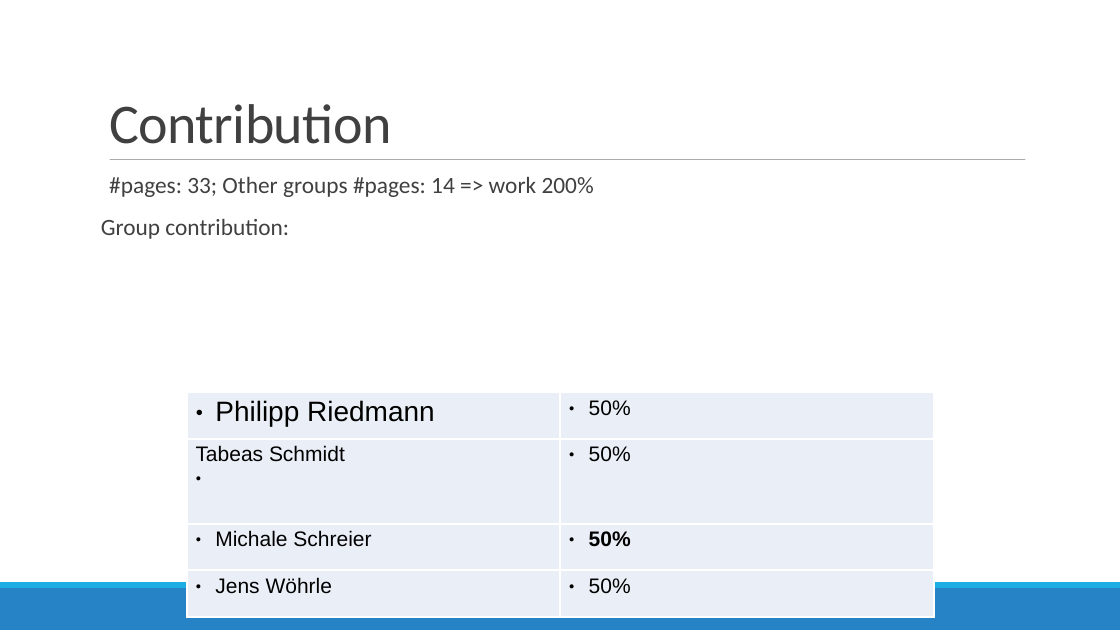
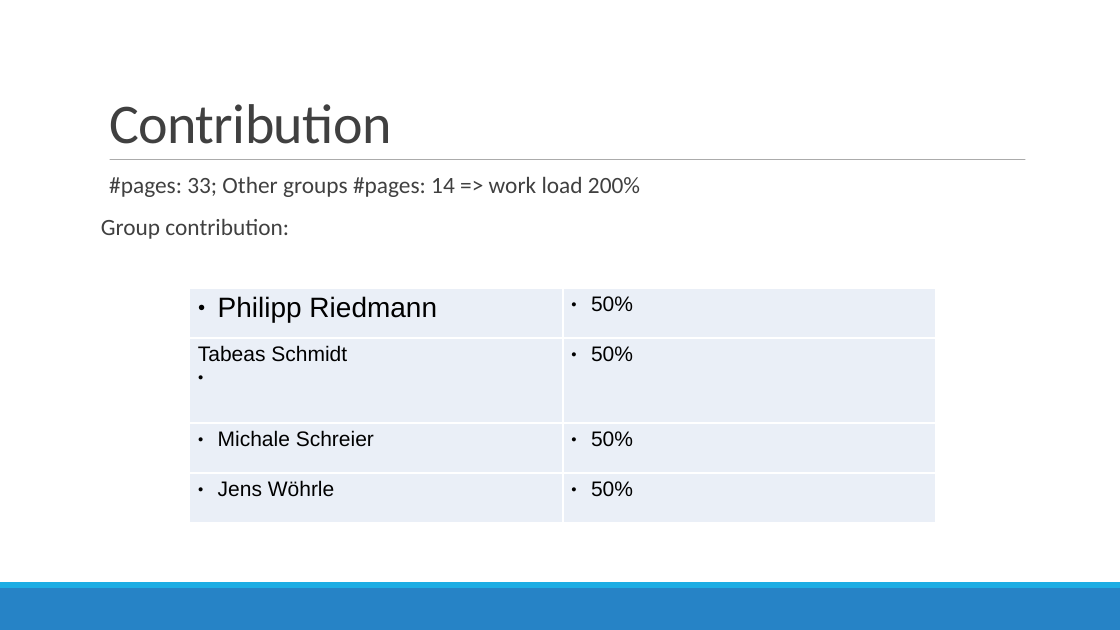
Before and after one commit to SweetyGott/HCIMonster, a slide deck: slide 4 of Impulsvortrag/1_StartEndExternalMemory.odp (slide 11 before the commit). Drawn at 1120x630 pixels with LibreOffice and Linux fonts; fonts in the diff are those of the drawing. Boxes give left, top, right and bottom in pixels: in the first picture for what was removed or moved away, otherwise in the second. Text is boxed around its words. In the diff, an @@ line names an element or a change of style, - is before the commit and + after.

Commit message:
Droped some of my slides so that it becomes shorter
Relayouted Tabeas slides to fit Jens and my layout

```diff
--- a/Impulsvortrag/1_StartEndExternalMemory.odp
+++ b/Impulsvortrag/1_StartEndExternalMemory.odp
@@ text at [109, 177, 640, 197]: text changed @@
-  #pages: 33; Other groups #pages: 14 => work 200%
+  #pages: 33; Other groups #pages: 14 => work load 200%
@@ table at [190, 288, 936, 523] @@
@@ bold off in "50%" @@
@@ table: place and size @@
-table at [187, 392, 933, 598]
+table at [190, 288, 936, 523]
```
Also in this commit, not shown: 1 other slide changed, 7 slides removed, 1 other file.
